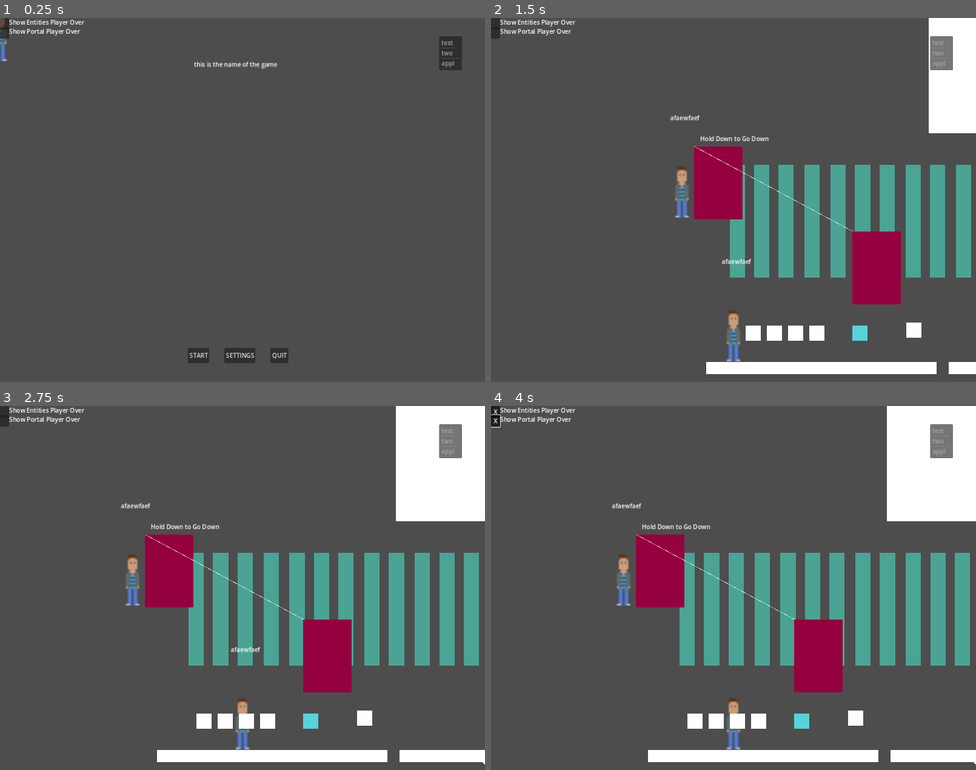
Above: before the commit, frames 1-4 (two rows, left to right).
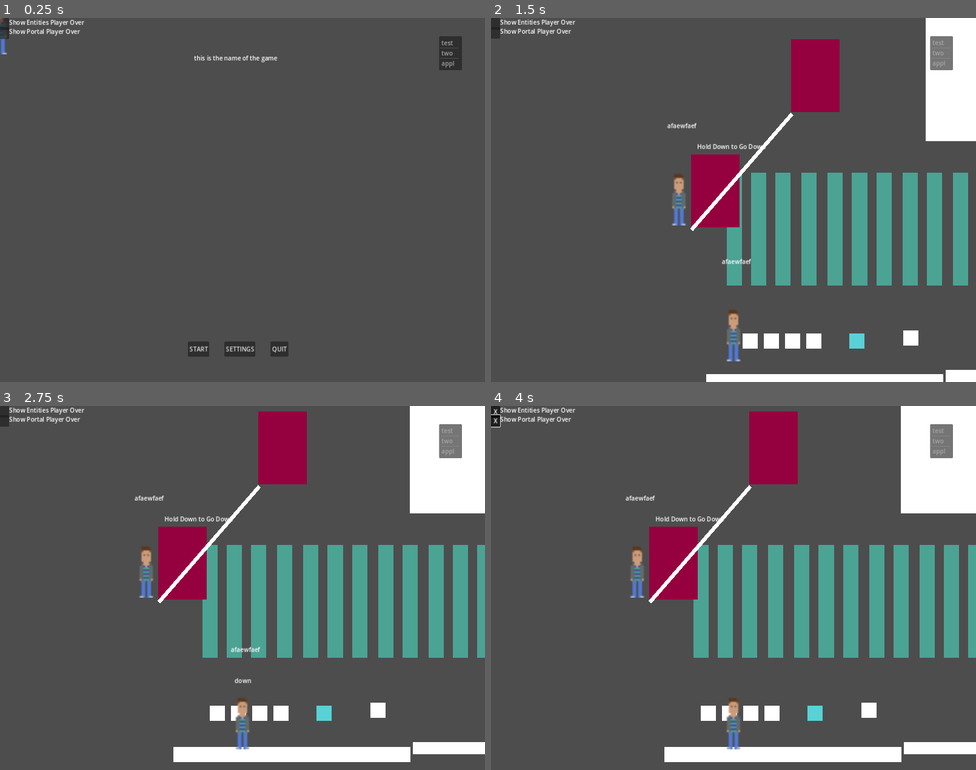
Above: after the commit, the same moments.

Repository: adamsocki/test_godot
Game: Godot game, scene res://game_manager.tscn
Same seed, same stepped clock (60 frames per second), same inputs: the game is played once before the commit and once after it.
Inputs (mouse positions are in pixels of both pictures, inside the frame that each line leads up to):
- Up to frame 1 (0.25 s): no input
- Up to frame 2 (1.5 s): click "START" at 0.5 s; move the mouse to (840, 181) at 1.27 s; hold D (move_right) from 1.28 s (still down); tap X (pick_up) at 1.35 s
- Up to frame 3 (2.75 s): move the mouse to (145, 606) at 2.02 s; release D (move_right) at 2.03 s; hold Down (move_down) from 2.03 s (still down); tap Tab (player_switch) at 2.1 s
- Up to frame 4 (4 s): release Down (move_down) at 2.75 s; click "Show Entities Player Over" at 2.75 s; click "Show Portal Player Over" at 3.5 s

The runs differ from the first frame. In frame 1, 1.0% of the frame differs, in the area x 0-95%, y 0-95%; in frame 2, 14%; in frame 3, 24%, in the area x 2-100%, y 0-99%; in frame 4, 24%.

Commit message:
better movement

Diff:
--- a/game1_2D/InventoryManager.gd
+++ b/game1_2D/InventoryManager.gd
@@ -1,14 +1,11 @@
 # InventoryManager.gd
 
 extends Node2D
-
 
 var ui_inventory
 
 var current_inventory = []
 var can_pickup_entity
-
-
 
 
 func _ready():
--- a/game1_2D/levels/level_1.tscn
+++ b/game1_2D/levels/level_1.tscn
@@ -533,10 +533,10 @@
 color = Color(0.294118, 0.639216, 0.580392, 1)
 
 [node name="ColorRect" type="ColorRect" parent="."]
-offset_left = 160.0
-offset_top = 520.0
-offset_right = 768.0
-offset_bottom = 552.0
+offset_left = 139.0
+offset_top = 656.0
+offset_right = 747.0
+offset_bottom = 688.0
 
 [node name="ColorRect2" type="ColorRect" parent="."]
 offset_left = 800.0
@@ -590,7 +590,7 @@
 
 [node name="Start" type="Node2D" parent="."]
 visible = false
-position = Vector2(176, 443)
+position = Vector2(200, 360)
 scale = Vector2(5, 5)
 
 [node name="Sprite2D" type="Sprite2D" parent="Start"]
@@ -631,12 +631,15 @@
 [node name="Portal" parent="." instance=ExtResource("5_q3kg6")]
 position = Vector2(128, -48)
 portal_label = "Hold Down to Go Down"
-portal_angle = 45.0
 portal_end = 0
 
 [node name="Portal" parent="Portal" instance=ExtResource("5_q3kg6")]
-position = Vector2(418, 224)
+position = Vector2(264, -304)
 portal_end = 1
 
 [node name="Train" parent="." instance=ExtResource("6_mdkb2")]
 position = Vector2(2584, 776)
+
+[node name="floor" parent="." instance=ExtResource("2_l6414")]
+position = Vector2(168, 532)
+scale = Vector2(15.64, 1)
--- a/game1_2D/player.gd
+++ b/game1_2D/player.gd
@@ -2,7 +2,15 @@
 
 
 
-@export var speed = 140
+#@export var speed = 140
+
+@export var speed = 200
+@export var jump_speed = -1800
+@export var gravity = 4000
+#var velocity = Vector2.ZERO
+
+
+
 var player_moving = false
 
 var player_state
@@ -40,34 +48,44 @@
 
 
 func update_player(delta):
-	to_move = false
+	to_move = true
 	velocity = Vector2.ZERO
 
 	# HORIZONTAL (with VERTICAL) Movement Controller
-	if Input.is_action_pressed("move_left"):
-		velocity.x -= 1
-		if (can_move_down):
-			pass
-		if (can_move_up):
-			pass
-	if Input.is_action_pressed("move_right"):
-		velocity.x += 1
-		if (can_move_down):
-			pass
-		if (can_move_up):
-			pass
+#	if Input.is_action_pressed("move_left"):
+#		velocity.x -= 1
+#		if (can_move_down):
+#			pass
+#		if (can_move_up):
+#			pass
+#	if Input.is_action_pressed("move_right"):
+#		velocity.x += 1
+#		if (can_move_down):
+#			pass
+#		if (can_move_up):
+#			pass
+	velocity.y += gravity * delta
+
+	# Input affects x axis only
+	velocity.x = Input.get_axis("move_left", "move_right") * speed
+
+	move_and_slide()
 
 
 	# Down Movement Trigger
 	if (Input.is_action_pressed("move_down")):
 		can_move_down = true
+		$Debug/down_pressed.visible = true
 	if (Input.is_action_just_released("move_down")):
 		can_move_down = false
+		$Debug/down_pressed.visible = false
+
 	# Up Movement Trigger
 	if (Input.is_action_pressed("move_up")):
 		can_move_up = true
 	if (Input.is_action_just_released("move_up")):
 		can_move_up = false
+
 
 
 	if Input.is_action_just_pressed("pick_up"):
@@ -90,23 +108,33 @@
 #			current_over_entity.try_to_open = true
 			current_over_entity.trigger_entity_by_player()
 #			current_over_entity.try_to_open = true
+#	velocity.y += gravity * delta
+#	velocity.x *= delta
 
-	if velocity.length() > 0:
-		velocity = velocity.normalized() * speed
-		var collission = move_and_collide(velocity * delta)
-		to_move = collission == null
-		if to_move:
-			player_moving = true
-			player_state = Constants.PlayerState.walking
-		else:
-			player_moving = false
-	else:
-		to_move = false
-		player_state = Constants.PlayerState.idle
-		player_moving = false
+#	if velocity.length() > 0:
+#		velocity = velocity.normalized() * speed
+#	move_and_slide()
+#	if velocity.x > 0 || velocity.x < 0:
+#		#to_move = collission == null
+#		pass
+#	#to_move = collission == null
+#	if to_move:
+#		player_moving = true
+#		player_state = Constants.PlayerState.walking
+#	else:
+#		player_moving = false
+
+	#else:
+#		to_move = false
+		#player_state = Constants.PlayerState.idle
+		#player_moving = false
 
 	if to_move:
-		position += velocity * delta
+		pass
+
+	#position += velocity * delta
+		#velocity = move_and_slide(velocity, Vector2.UP)
+	#position += velocity * delta
 
 func _process(delta):
 	pass
--- a/game1_2D/player.tscn
+++ b/game1_2D/player.tscn
@@ -37,3 +37,10 @@
 offset_right = 67.0
 offset_bottom = -56.0
 text = "afaewfaef"
+
+[node name="down_pressed" type="Label" parent="Debug"]
+visible = false
+layout_mode = 0
+offset_right = 40.0
+offset_bottom = 23.0
+text = "down"
--- a/game1_2D/portal.gd
+++ b/game1_2D/portal.gd
@@ -5,10 +5,11 @@
 @export var portal_type : Constants.PortalType
 @export var portal_label : String
 @export var portal_ender_vector : Vector2
-@export var portal_angle : float
+
+var portal_angle : float
+@export var floor_thickness : float
 
 @export var portal_end : Constants.PortalSide
-
 
 var portal_other_side
 
@@ -21,27 +22,27 @@
 		var a2 = portal_other_side.position.x * portal_other_side.position.x
 		var b2 = portal_other_side.position.y * portal_other_side.position.y
 		var h = sqrt(a2 + b2)
-		$Floor.set_scale(Vector2(h , 1))
+		$Floor.set_scale(Vector2(h , floor_thickness))
 
 		#calc angle
-		var angle_calc = atan2(portal_other_side.position.y, portal_other_side.position.x	)
-
-		$Floor.rotate(angle_calc)
+		portal_angle = atan2(portal_other_side.position.y, portal_other_side.position.x)
+		$Floor.rotate(portal_angle)
+		portal_other_side.portal_angle = portal_angle
+		$Floor.position.y += 192 + floor_thickness
+		$Floor.position.x +=  floor_thickness / 2
 
 
 	elif (portal_end == Constants.PortalSide.SIDE_B):
 		portal_other_side = self.get_parent()
 		$Floor.visible = false
 
-	#portal_ender.
 	$Portal_Label.set_text(portal_label)
-
-
-	#portal_other_side
-
 
 	pass # Replace with function body.
 
+
+func get_portal_angle():
+	return portal_angle
 
 # Called every frame. 'delta' is the elapsed time since the previous frame.
 func _process(delta):
@@ -52,7 +53,5 @@
 	body.portal_type = portal_type
 
 
-
-
 func _on_interact_player_body_exited(body):
 	body.portal_type = Constants.PortalType.BLANK
--- a/game1_2D/portal.tscn
+++ b/game1_2D/portal.tscn
@@ -7,6 +7,7 @@
 
 [node name="Portal" type="Node2D"]
 script = ExtResource("1_ie1rf")
+floor_thickness = 10.0
 portal_end = 2
 
 [node name="ColorRect" type="ColorRect" parent="."]
@@ -15,7 +16,7 @@
 color = Color(0.584314, 0, 0.243137, 1)
 
 [node name="InteractPlayer" parent="ColorRect" instance=ExtResource("1_deswv")]
-scale = Vector2(6.36, 9.55704)
+scale = Vector2(6.40019, 9.5999)
 
 [node name="Portal_Label" type="Label" parent="."]
 offset_left = 16.0
--- a/game1_2D/ui_manager.gd
+++ b/game1_2D/ui_manager.gd
@@ -84,10 +84,6 @@
 			transition_ui_fade(delta)
 
 
-
-
-
-
 func set_cursor_position():
 	pass
 	#$Cursor.position = get_viewport().get_mouse_position()
